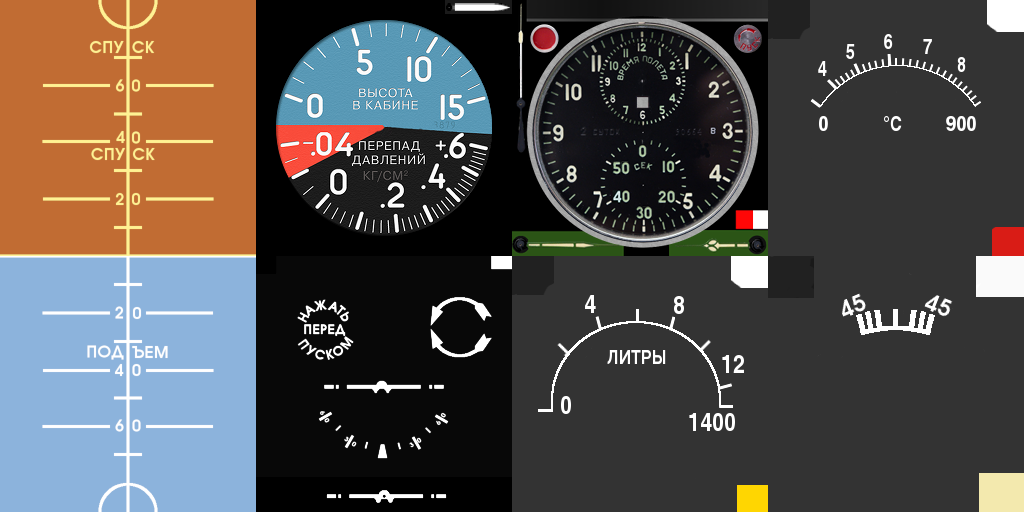
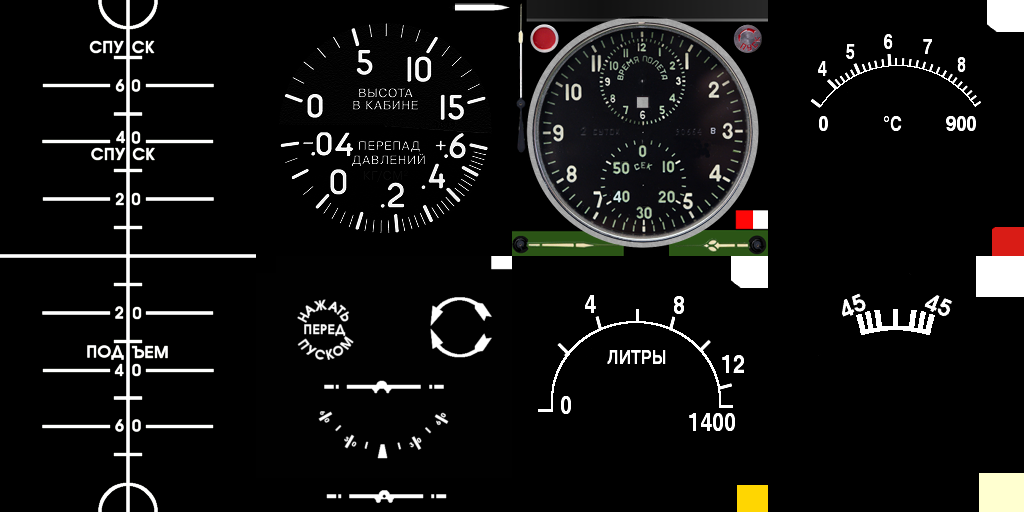
Two versions of the same layered image (1024x512). Layer-by-layer changes:
removed layer "Pasted Layer #3" over [768, 256, 1024, 512]
painted on "Pasted Layer #1" over [512, 0, 1024, 512]
moved "Pasted Layer #2" above "adi_base.png", painted on it over [0, 0, 1024, 512]
painted on "adi_base.png" over [512, 0, 1024, 512]
